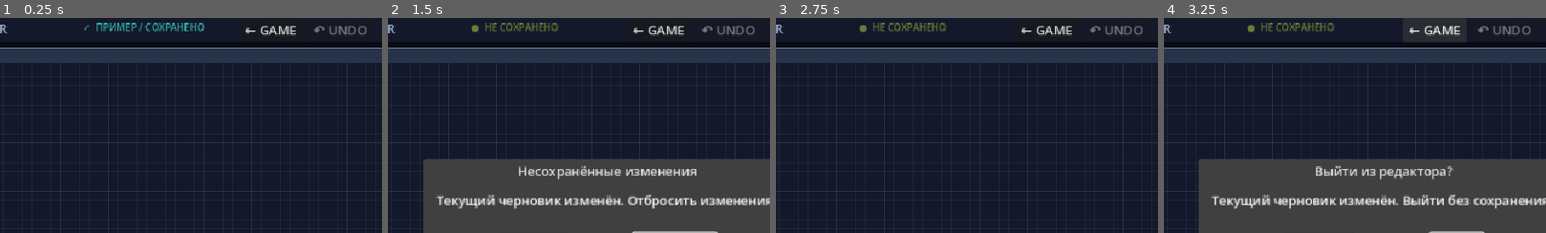
Above: before the commit, frames 1-4 (left to right).
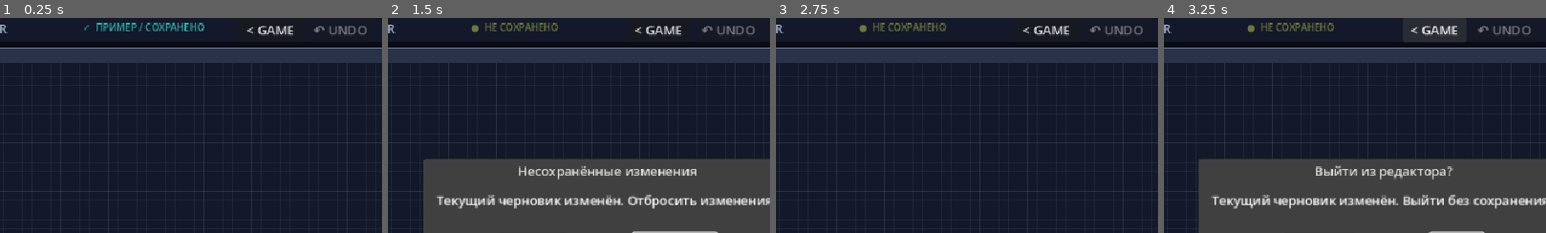
Above: after the commit, the same moments.

Repository: Vinatorul/pivotfall
Game: Godot game, scene res://scenes/level_editor.tscn
Same seed, same stepped clock (60 frames per second), same inputs: the game is played once before the commit and once after it. This scene is started directly instead of the project's main scene.
Inputs:
- Up to frame 1 (0.25 s): no input
- Up to frame 2 (1.5 s): click "NEW" at 0.5 s; click "NEW" at 1.25 s
- Up to frame 3 (2.75 s): click "ОСТАТЬСЯ" at 2 s
- Up to frame 4 (3.25 s): click "← GAME" (after the commit: "< GAME") at 2.75 s
The pictures show only the part of the screen within x 21-71%, y 2-52%; the shares and areas given below are measured in that part.

The runs differ from the first frame. In frame 1, 0.3% of the frame differs, in the area x 64-78%, y 3-9%; in frame 2, 0.3%; in frame 3, 0.3%; in frame 4, 0.3%.

Commit message:
ci: deploy web build to GitHub Pages

Diff:
--- a/levels/arena_01.json
+++ b/levels/arena_01.json
@@ -2,7 +2,7 @@
 	"schema_version": 1,
 	"level_id": "arena_01_data",
 	"title": "GRAYBOX  /  DATA ARENA 01",
-	"objective": "СТОЛКНИ ВРАГА В ЯМУ ↓",
+	"objective": "СТОЛКНИ ВРАГА В ЯМУ",
 	"clear_message": "DATA ARENA ПРОЙДЕНА  /  ПЕРЕЗАПУСК...",
 	"canvas": {
 		"width": 960,
--- a/levels/arena_02.json
+++ b/levels/arena_02.json
@@ -2,7 +2,7 @@
 	"schema_version": 1,
 	"level_id": "arena_02_data",
 	"title": "GRAYBOX  /  DATA ARENA 02",
-	"objective": "УДАРЬ ШАРНИР, УБЕРИ МОСТ ↓",
+	"objective": "УДАРЬ ШАРНИР, УБЕРИ МОСТ",
 	"clear_message": "DATA ARENA 02 ПРОЙДЕНА  /  ПЕРЕЗАПУСК...",
 	"canvas": {
 		"width": 960,
--- a/levels/arena_03.json
+++ b/levels/arena_03.json
@@ -2,7 +2,7 @@
 	"schema_version": 1,
 	"level_id": "arena_03_data",
 	"title": "GRAYBOX  /  DATA ARENA 03",
-	"objective": "УКЛОНИСЬ И СТОЛКНИ В ЯМУ ←",
+	"objective": "УКЛОНИСЬ И СТОЛКНИ В ЯМУ СЛЕВА",
 	"clear_message": "DATA ARENA 03 ПРОЙДЕНА  /  ПЕРЕЗАПУСК...",
 	"canvas": {
 		"width": 960,
--- a/levels/arena_04.json
+++ b/levels/arena_04.json
@@ -2,7 +2,7 @@
 	"schema_version": 1,
 	"level_id": "arena_04_data",
 	"title": "GRAYBOX  /  DATA ARENA 04",
-	"objective": "УДАРЬ ШАРНИР → ЗАПУСТИ ВРАГА В ЯМУ ↗",
+	"objective": "УДАРЬ ШАРНИР, ЗАПУСТИ ВРАГА В ЯМУ",
 	"clear_message": "DATA ARENA 04 ПРОЙДЕНА  /  ПЕРЕЗАПУСК...",
 	"canvas": {
 		"width": 960,
--- a/levels/arena_05.json
+++ b/levels/arena_05.json
@@ -2,7 +2,7 @@
 	"schema_version": 1,
 	"level_id": "arena_05_data",
 	"title": "GRAYBOX  /  DATA ARENA 05",
-	"objective": "УКРОЙСЯ ОТ ПРИЦЕЛА → СТОЛКНИ СТРЕЛКА В ЯМУ",
+	"objective": "УКРОЙСЯ ОТ ПРИЦЕЛА, СТОЛКНИ СТРЕЛКА В ЯМУ",
 	"clear_message": "DATA ARENA 05 ПРОЙДЕНА  /  ПЕРЕЗАПУСК...",
 	"canvas": {
 		"width": 960,
--- a/levels/arena_07.json
+++ b/levels/arena_07.json
@@ -2,7 +2,7 @@
 	"schema_version": 1,
 	"level_id": "arena_07_data",
 	"title": "GRAYBOX  /  DATA ARENA 07",
-	"objective": "ОПУСТИ СТРЕЛКА → ДОБЕРИСЬ ДО ЛИФТА",
+	"objective": "ОПУСТИ СТРЕЛКА, ДОБЕРИСЬ ДО ЛИФТА",
 	"clear_message": "DATA ARENA 07 ПРОЙДЕНА  /  ПЕРЕЗАПУСК...",
 	"canvas": {
 		"width": 960,
--- a/scenes/campaign_pause_menu.tscn
+++ b/scenes/campaign_pause_menu.tscn
@@ -221,7 +221,7 @@
 offset_bottom = 386.0
 theme_override_colors/font_color = Color(0.502, 0.565, 0.675, 1)
 theme_override_font_sizes/font_size = 11
-text = "ESC — ПРОДОЛЖИТЬ    ↑ ↓ / W S — ВЫБОР"
-horizontal_alignment = 1
-vertical_alignment = 1
-mouse_filter = 2
+text = "ESC — ПРОДОЛЖИТЬ    UP DOWN / W S — ВЫБОР"
+horizontal_alignment = 1
+vertical_alignment = 1
+mouse_filter = 2
--- a/scenes/debug_level_selector.tscn
+++ b/scenes/debug_level_selector.tscn
@@ -104,7 +104,7 @@
 offset_bottom = 414.0
 theme_override_colors/font_color = Color(0.651, 0.714, 0.82, 1)
 theme_override_font_sizes/font_size = 13
-text = "1–8 — арена    E — редактор    ↑ ↓ — выбрать\nEnter / Space — открыть    F1 / Esc — закрыть"
+text = "1–8 — арена    E — редактор    UP DOWN — выбрать\nEnter / Space — открыть    F1 / Esc — закрыть"
 
 [node name="Hint" type="Label" parent="."]
 visible = false
--- a/scenes/level_editor.tscn
+++ b/scenes/level_editor.tscn
@@ -66,7 +66,7 @@
 offset_top = 2.0
 offset_right = 576.0
 offset_bottom = 30.0
-text = "← GAME"
+text = "< GAME"
 
 [node name="UndoButton" type="Button" parent="EditorView/Toolbar"]
 layout_mode = 0
@@ -412,4 +412,4 @@
 offset_right = 952.0
 offset_bottom = 42.0
 theme_override_colors/font_color = Color(0.439, 0.878, 0.816, 1)
-text = "← EDITOR  [ESC]"
+text = "< EDITOR  [ESC]"
--- a/scenes/level_runtime_arena.tscn
+++ b/scenes/level_runtime_arena.tscn
@@ -125,7 +125,7 @@
 offset_bottom = 105.0
 theme_override_colors/font_color = Color(0.439, 0.502, 0.616, 1)
 theme_override_font_sizes/font_size = 14
-text = "A D / ← → — движение    W / ↑ / Space — прыжок    X / J — удар    R — рестарт"
+text = "A D / LEFT RIGHT — движение    W / UP / Space — прыжок    X / J — удар    R — рестарт"
 
 [node name="RuntimeHint" type="Label" parent="UI"]
 offset_left = 52.0
--- a/scenes/main_menu.tscn
+++ b/scenes/main_menu.tscn
@@ -262,7 +262,7 @@
 offset_bottom = 526.0
 theme_override_colors/font_color = Color(0.502, 0.565, 0.675, 1)
 theme_override_font_sizes/font_size = 12
-text = "↑ ↓ / W S — ВЫБОР    ENTER / SPACE — ПОДТВЕРДИТЬ"
+text = "UP DOWN / W S — ВЫБОР    ENTER / SPACE — ПОДТВЕРДИТЬ"
 horizontal_alignment = 1
 vertical_alignment = 1
 mouse_filter = 2
--- a/scripts/editor/level_editor.gd
+++ b/scripts/editor/level_editor.gd
@@ -698,7 +698,7 @@
 	_cancel_linking(false)
 	draft.update_object(hinge_id, {"target_id": target_id})
 	_set_notice(
-		"Связь '%s' → '%s' назначена." % [hinge_id, target_id]
+		"Связь '%s' -> '%s' назначена." % [hinge_id, target_id]
 	)
 
 
@@ -1607,7 +1607,7 @@
 			_add_numeric_property("X", "position:0", position[0])
 			_add_numeric_property("Y", "position:1", position[1])
 			_add_readonly_property("SIZE", "80 × 20")
-			_add_readonly_property("TRAVEL", "↓ 136")
+			_add_readonly_property("TRAVEL", "DOWN 136")
 		TOOL_HINGE:
 			var position: Array = object["position"]
 			_add_numeric_property("X", "position:0", position[0])
@@ -1680,8 +1680,8 @@
 	var target_id := selected_id
 	var row := _make_property_row("DIRECTION")
 	var options := OptionButton.new()
-	options.add_item("←  -1")
-	options.add_item("→  +1")
+	options.add_item("<  -1")
+	options.add_item(">  +1")
 	options.select(0 if current == -1 else 1)
 	options.size_flags_horizontal = Control.SIZE_EXPAND_FILL
 	options.item_selected.connect(
@@ -1831,7 +1831,7 @@
 				)
 			else:
 				_set_notice(
-					"Связь '%s' → '%s' назначена."
+					"Связь '%s' -> '%s' назначена."
 					% [hinge_id, target_id]
 				)
 	)
--- a/scripts/levels/level_storage.gd
+++ b/scripts/levels/level_storage.gd
@@ -444,7 +444,7 @@
 		"schema_version": 1,
 		"level_id": level_id,
 		"title": "MY ARENA",
-		"objective": "СТОЛКНИ ВРАГА В ЯМУ ↓",
+		"objective": "СТОЛКНИ ВРАГА В ЯМУ",
 		"clear_message": "АРЕНА ПРОЙДЕНА  /  ПЕРЕЗАПУСК...",
 		"canvas": {
 			"width": 960,
--- a/tests/linked_mechanisms_smoke.gd
+++ b/tests/linked_mechanisms_smoke.gd
@@ -98,7 +98,7 @@
 		and arena_02.get("title", "")
 		== "GRAYBOX  /  DATA ARENA 02"
 		and arena_02.get("objective", "")
-		== "УДАРЬ ШАРНИР, УБЕРИ МОСТ ↓"
+		== "УДАРЬ ШАРНИР, УБЕРИ МОСТ"
 		and arena_02.get("clear_message", "")
 		== "DATA ARENA 02 ПРОЙДЕНА  /  ПЕРЕЗАПУСК..."
 		and arena_02.get("canvas", {}) == {
--- a/tests/vertical_platform_smoke.gd
+++ b/tests/vertical_platform_smoke.gd
@@ -100,7 +100,7 @@
 			"lift_hinge"
 		).get("target_id", "") == "lift_1"
 		and arena_07["objective"]
-		== "ОПУСТИ СТРЕЛКА → ДОБЕРИСЬ ДО ЛИФТА",
+		== "ОПУСТИ СТРЕЛКА, ДОБЕРИСЬ ДО ЛИФТА",
 		"Arena 07 fixture geometry, goal, or stable object order drifted."
 	)
 
Not shown, added: export_presets.cfg
Not shown, added: .github/workflows/deploy-pages.yml
Not shown, changed: README.md
